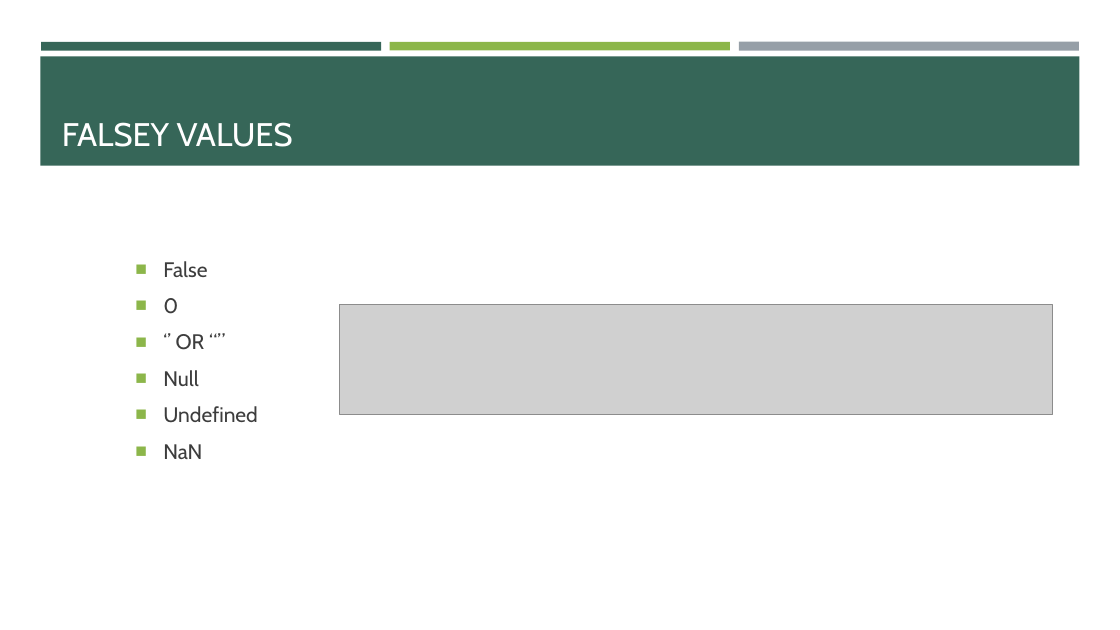
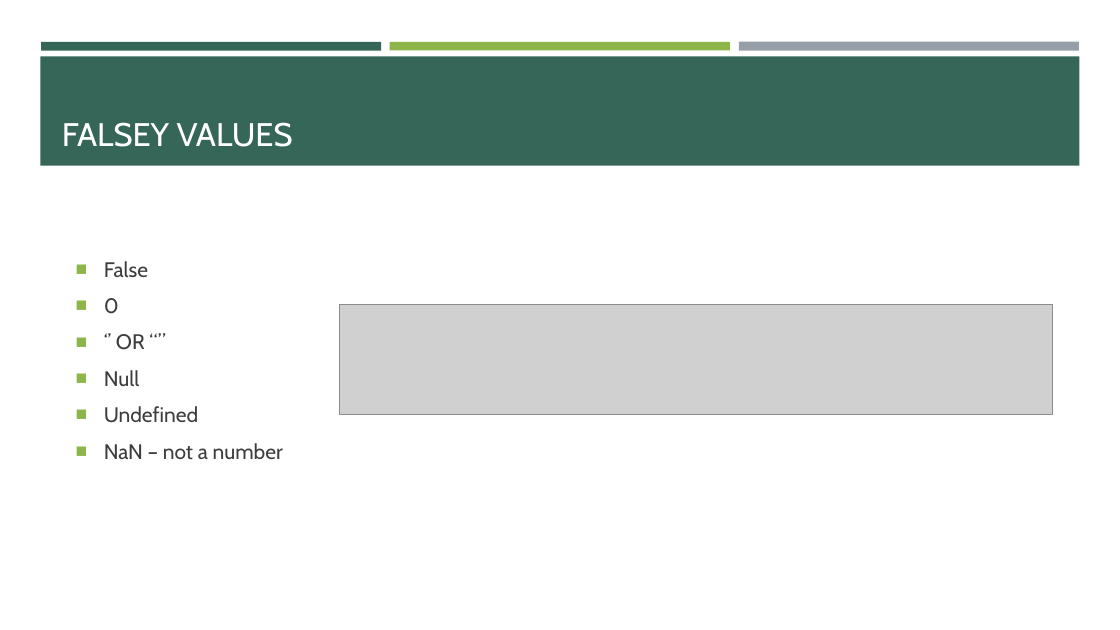
Before and after one commit to e-m-wilson/SNOW, a slide deck: slide 16 of Week_1/004-JavaScript/JavaScript.pptx. Drawn at 1120x630 pixels with LibreOffice and Linux fonts; fonts in the diff are those of the drawing; grey boxes stand for pictures. Boxes give left, top, right and bottom in pixels: in the first picture for what was removed or moved away, otherwise in the second. Text is boxed around its words. In the diff, an @@ line names an element or a change of style, - is before the commit and + after.

```diff
--- a/Week_1/004-JavaScript/JavaScript.pptx
+++ b/Week_1/004-JavaScript/JavaScript.pptx
@@ text "False": place and size @@
-text "False" at (163, 261, 257, 459)
+text "False" at (104, 261, 283, 459)
@@ text at (104, 443, 283, 459): text changed @@
-■ NaN
+■ NaN – not a number
```
Also in this commit, not shown: 21 slides added, 1 other file.
